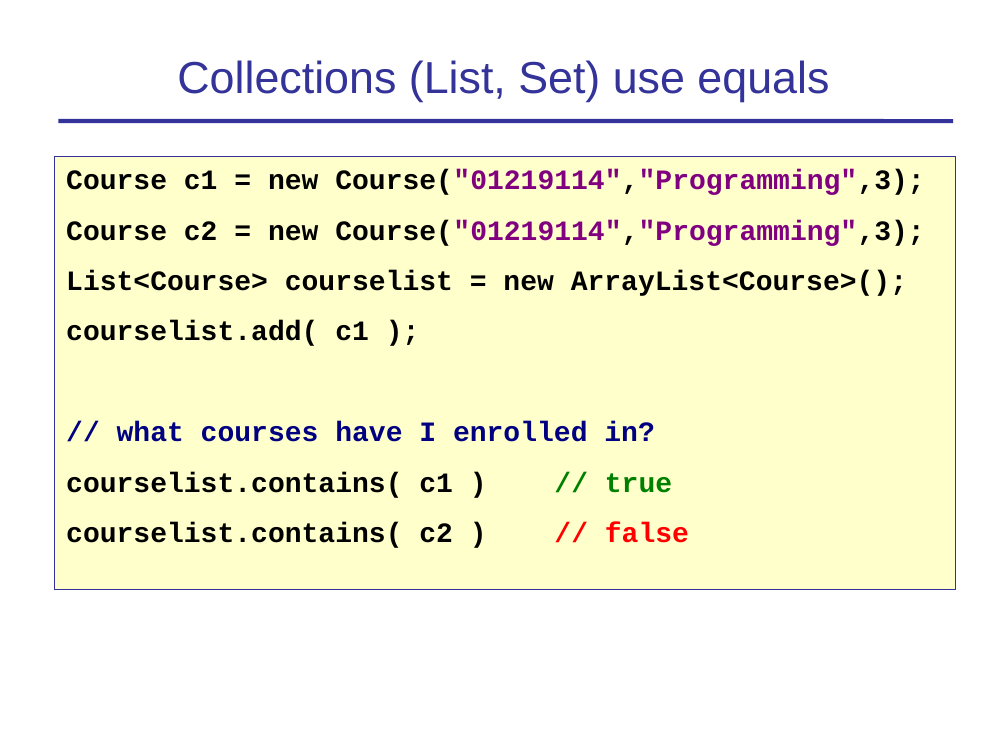
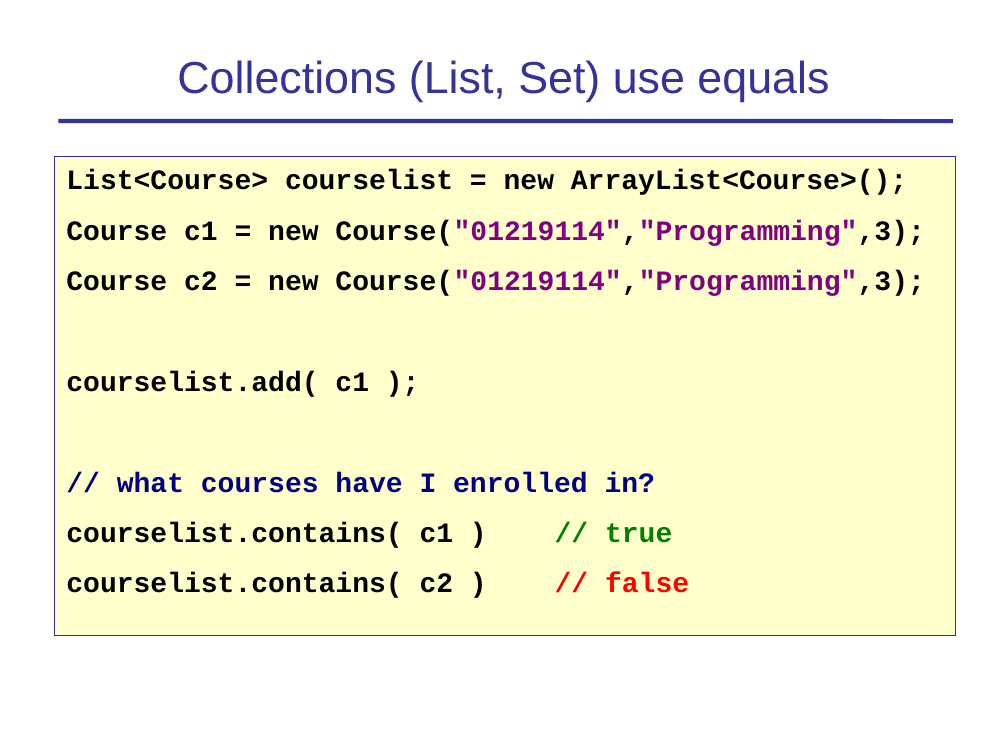
Before and after one commit to cpske/programming1, a slide deck: slide 8 of objects/7-Fundamental-Methods.ppt. Drawn at 1008x756 pixels with LibreOffice and Linux fonts; fonts in the diff are those of the drawing. Boxes give left, top, right and bottom in pixels: in the first picture for what was removed or moved away, otherwise in the second. Text is boxed around its words. In the diff, an @@ line names an element or a change of style, - is before the commit and + after.

```diff
--- a/objects/7-Fundamental-Methods.ppt
+++ b/objects/7-Fundamental-Methods.ppt
@@ rectangle "List<Course> courselist = new ArrayList<Course>();" resized from (x1=54, y1=156, x2=956, y2=590) to (x1=54, y1=156, x2=956, y2=635) @@
@@ text in rectangle at (x1=66, y1=169, x2=907, y2=195): paragraph added @@
+List<Course> courselist = new ArrayList<Course>();
@@ text in rectangle at (x1=66, y1=270, x2=907, y2=296): paragraph removed @@
-List<Course> courselist = new ArrayList<Course>();
```
Also in this commit, not shown: 9 other slides changed, 8 other files.
